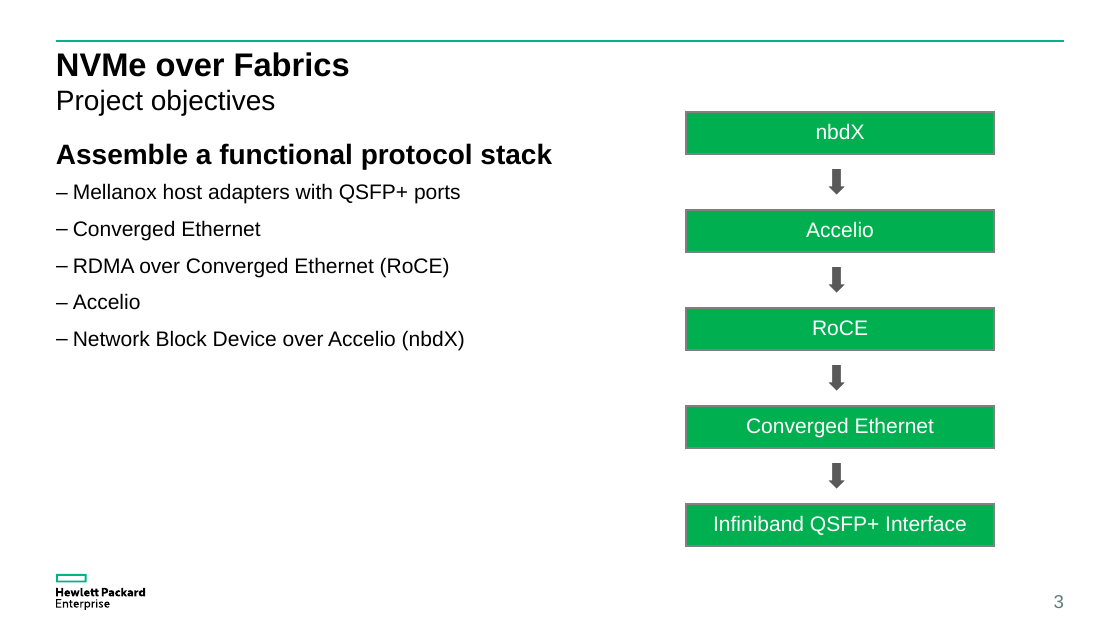
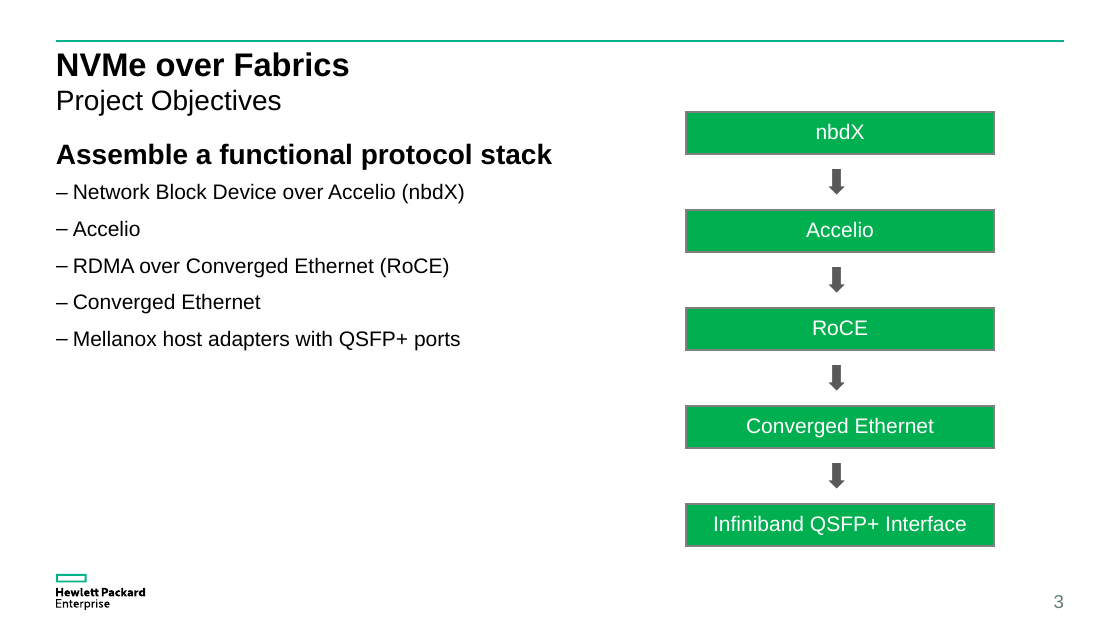
Before and after one commit to coy-humphrey/nvme-hpe, a slide deck: slide 3 of deliverables/HPE Presentation.pptx. Drawn at 1120x630 pixels with LibreOffice and Linux fonts; fonts in the diff are those of the drawing. Boxes give left, top, right and bottom in pixels: in the first picture for what was removed or moved away, otherwise in the second. Text is boxed around its words. In the diff, an @@ line names an element or a change of style, - is before the commit and + after.

```diff
--- a/deliverables/HPE Presentation.pptx
+++ b/deliverables/HPE Presentation.pptx
@@ text at (56,89,282,115): text changed @@
-Project objectives
+Project Objectives
@@ text at (73,183,465,314): paragraphs added @@
+– Network Block Device over Accelio (nbdX)
+– Accelio
+– RDMA over Converged Ethernet (RoCE)
+– Converged Ethernet
@@ text at (73,220,465,351): paragraphs removed @@
-– Converged Ethernet
-– RDMA over Converged Ethernet (RoCE)
-– Accelio
-– Network Block Device over Accelio (nbdX)
```
Also in this commit, not shown: 6 other slides changed, 1 other file.
